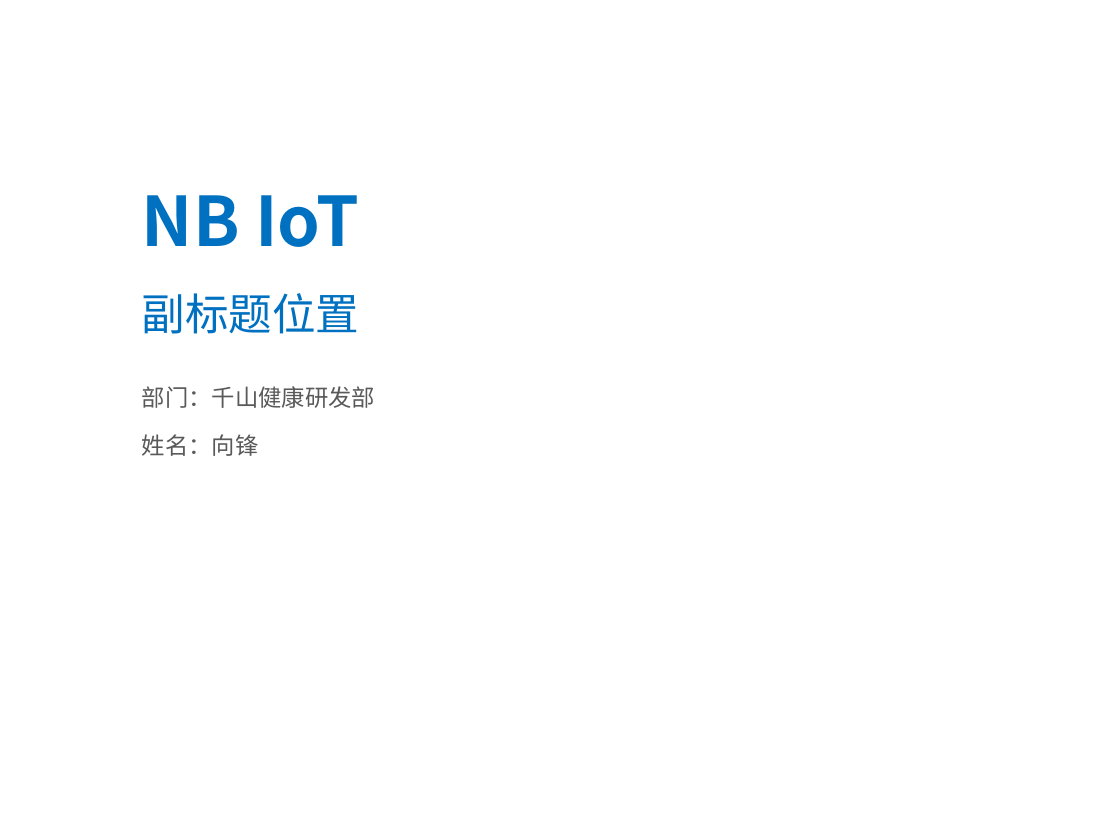
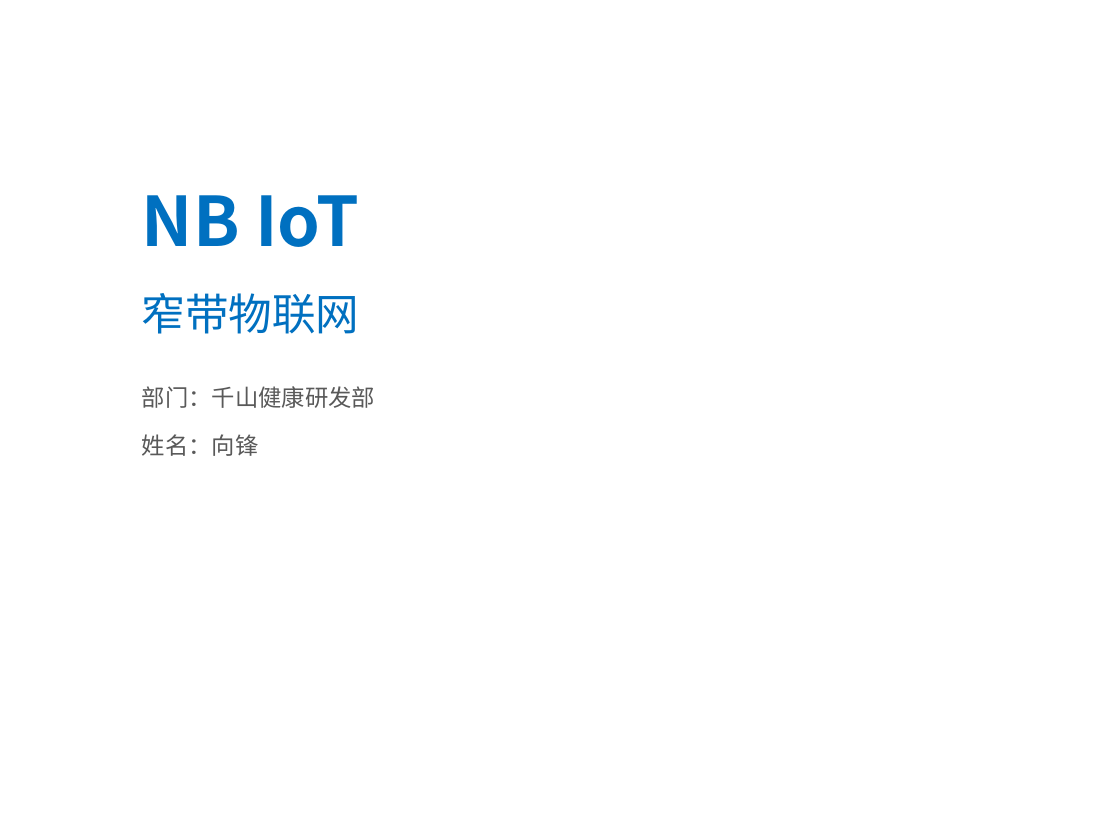
Before and after one commit to yynest/-, a slide deck: slide 1 of NB IoT.ppt. Drawn at 1120x840 pixels with LibreOffice and Linux fonts; fonts in the diff are those of the drawing; background and template pictures are left out. Boxes give left, top, right and bottom in pixels: in the first picture for what was removed or moved away, otherwise in the second. Text is boxed around its words. In the diff, an @@ line names an element or a change of style, - is before the commit and + after.

```diff
--- a/NB IoT.ppt
+++ b/NB IoT.ppt
@@ text at box(142, 293, 360, 334): text changed @@
-副标题位置
+窄带物联网
```
Also in this commit, not shown: 2 other slides changed, 9 slides added, 9 slides removed.
